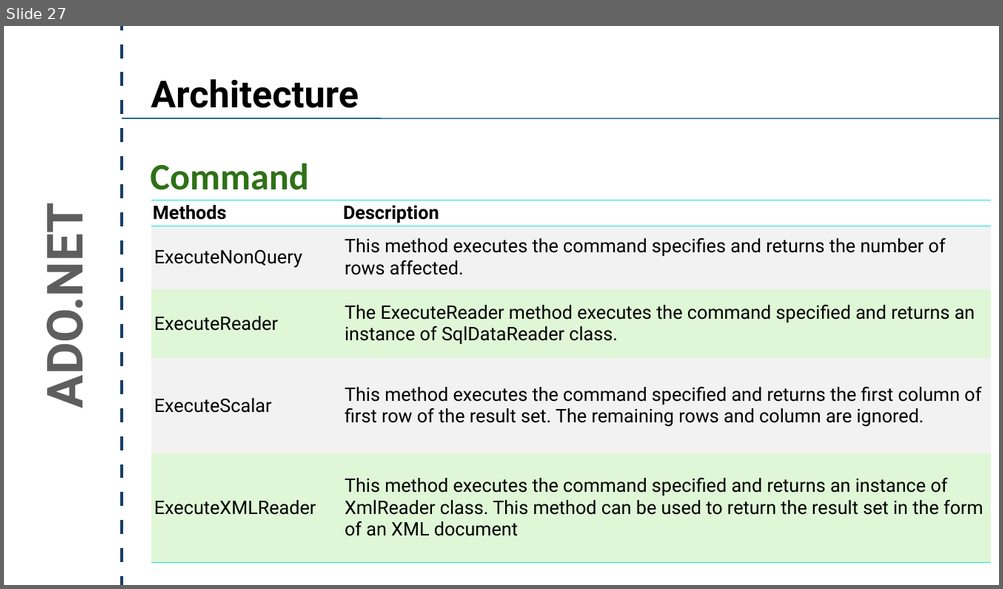
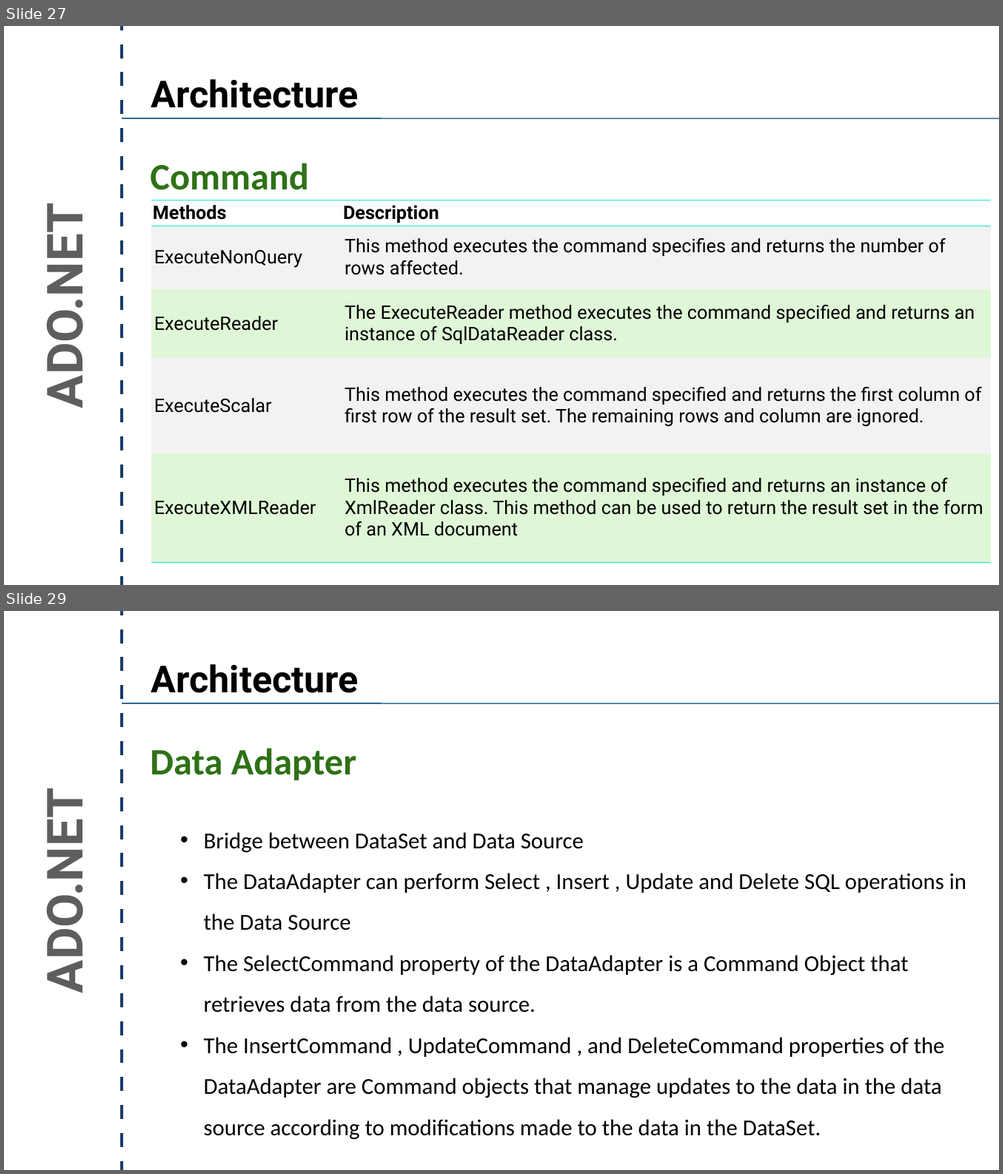
Before and after one commit to crpatel/DotNetMaterial, a slide deck: Unit 4.pptx. Shown one above the other, each under a label of ours: slide 27 before the commit, slides 27 and 29 after it; the slides between them are not shown. The pictures are 1003x589 and 1003x1174 pixels, drawn with LibreOffice and Linux fonts; fonts in the diff are those of the drawing. Boxes give left, top, right and bottom in pixels: in the first picture for what was removed or moved away, otherwise in the second. Text is boxed around its words. In the diff, an @@ line names an element or a change of style, - is before the commit and + after.

```diff
--- a/Unit 4.pptx
+++ b/Unit 4.pptx
@@ slide 29 added at (x1=4, y1=611, x2=999, y2=1170), background #FFFFFF @@
@@ line added from (122, 1170) to (122, 611), #183E67 4.5 pt @@
@@ text added at (x1=151, y1=664, x2=358, y2=693), 72 pt, text #000000, bold @@
+Architecture
@@ line added from (122, 703) to (999, 703), #004D80 2 pt @@
@@ text added at (x1=150, y1=748, x2=356, y2=780), 72 pt, text #2E7116, bold @@
+Data Adapter
@@ text added at (x1=31, y1=808, x2=96, y2=987), 96 pt, text #5E5E5E, bold @@
+ADO.NET
@@ text added at (x1=204, y1=832, x2=966, y2=1140), 44 pt, text #000000 @@
+• Bridge between DataSet and Data Source
+• The DataAdapter can perform Select , Insert , Update and Delete SQL operations in the Data Source
+• The SelectCommand property of the DataAdapter is a Command Object that retrieves data from the data source.
+• The InsertCommand , UpdateCommand , and DeleteCommand properties of the DataAdapter are Command objects that manage updates to the data in the data source according to modifications made to the data in the DataSet.
```
Also in this commit, not shown: 3 slides changed, 3 other slides added.
